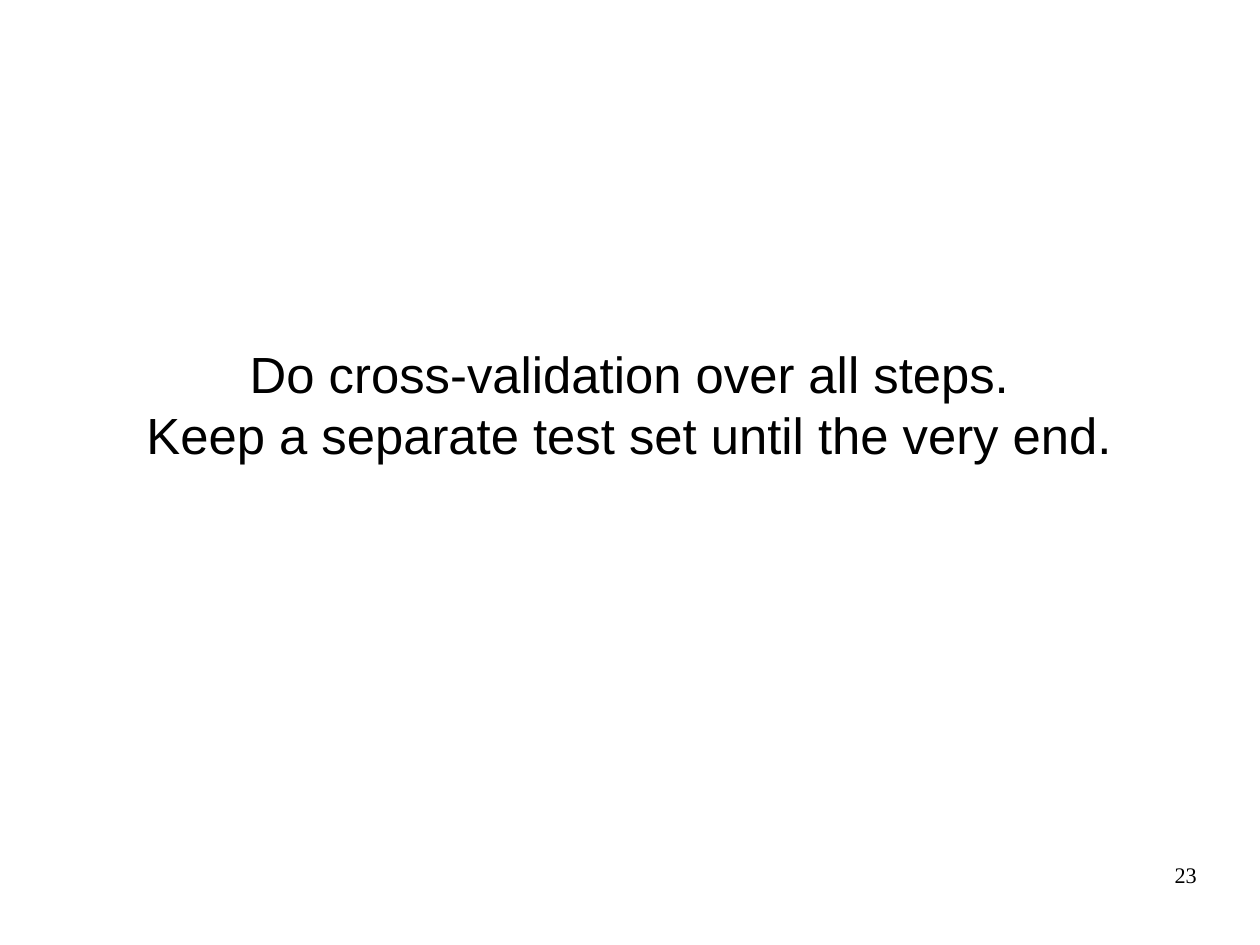
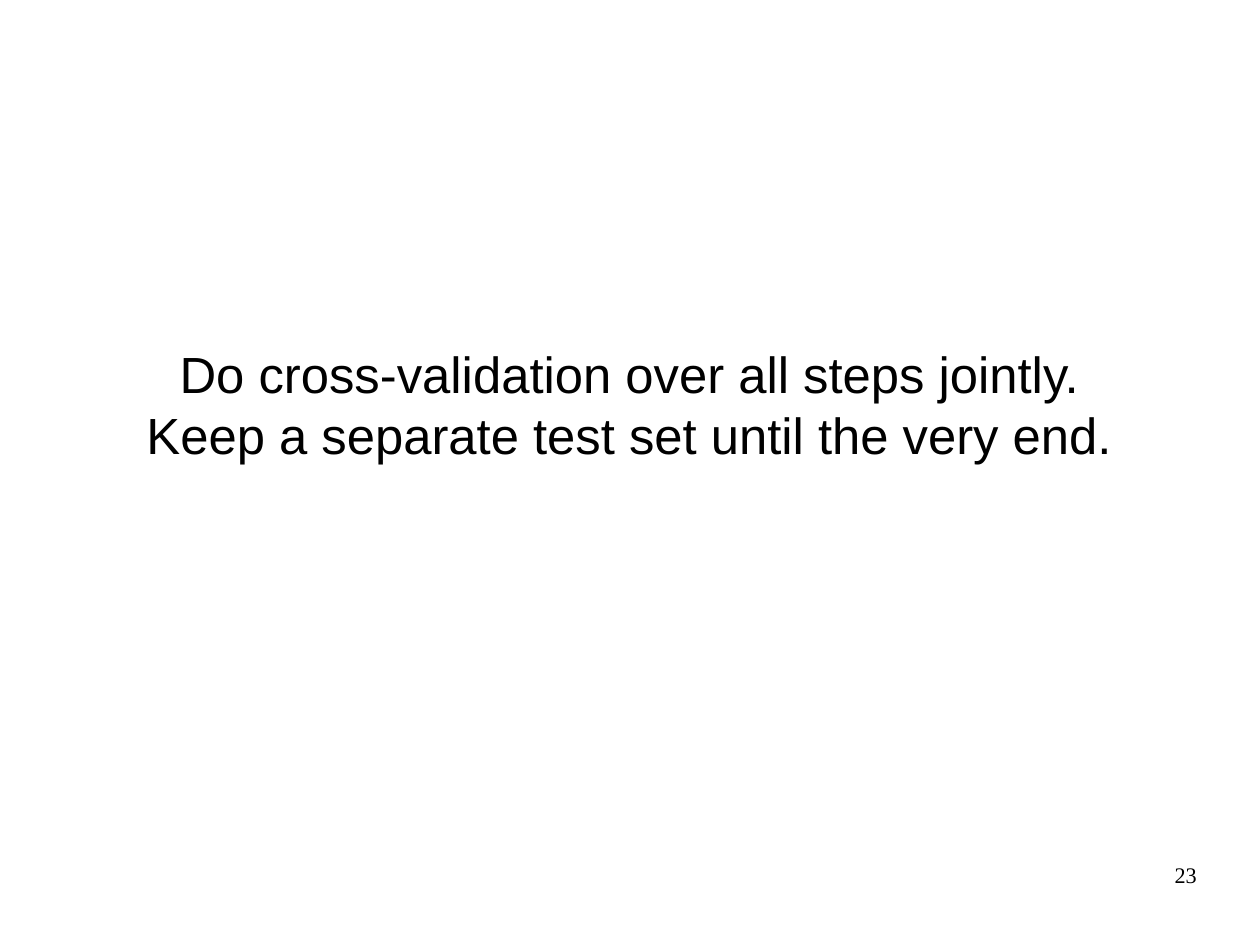
Before and after one commit to amueller/odscon-2015, a slide deck: slide 23 of machine-learning-with-scikit-learn-strata-2015.odp. Drawn at 1260x945 pixels with LibreOffice and Linux fonts; fonts in the diff are those of the drawing. Boxes give left, top, right and bottom in pixels: in the first picture for what was removed or moved away, otherwise in the second. Text is boxed around its words. In the diff, an @@ line names an element or a change of style, - is before the commit and + after.

```diff
--- a/machine-learning-with-scikit-learn-strata-2015.odp
+++ b/machine-learning-with-scikit-learn-strata-2015.odp
@@ subtitle at <box>180,356,1079,403</box>: text changed @@
-Do cross-validation over all steps.
+Do cross-validation over all steps jointly.
```
Also in this commit, not shown: 3 other slides changed, 1 slide added.
